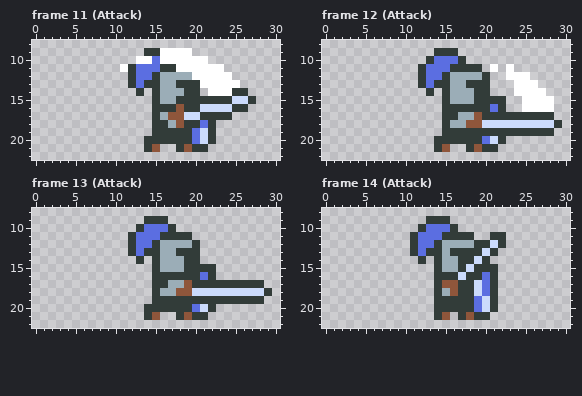
Pixel-art file: assets/knight.aseprite. This is how it looked before the edit.
34x30 pixels, 17 frames. Shown: frame 11 (Attack): x 0..30, y 8..22; frame 12 (Attack): x 0..30, y 8..22; frame 13 (Attack): x 0..30, y 8..22; frame 14 (Attack): x 0..30, y 8..22. The old version is drawn lined up with the new one, on the new canvas.
The same view after the edit:
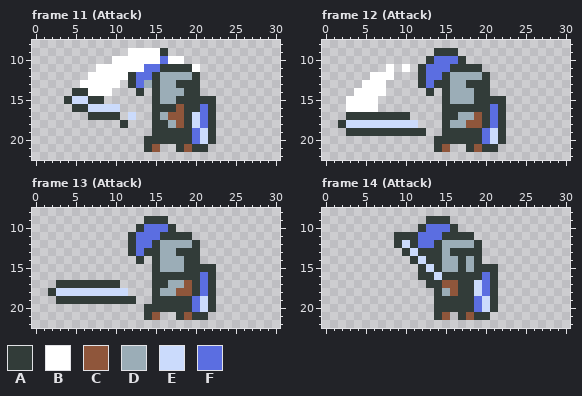
Palette (. is transparent): A #323c39  B #ffffff  C #8f563b  D #9badb7  E #cbdbfc  F #5b6ee1
From old to new:
canvas 34x30 -> 32x30 (the part of the old canvas that was cut away was empty and is not shown)
--- frame 11 (Attack)
@@ x 0..30 @@
  8 ...............................
- 9 ..............AABBBB...........
-10 .............BBFBBBBBB.........
-11 ...........BAFFFAABBBBBB.......
-12 ............AFFADDDDBBBBB......
-13 ............AFAADDAAABBBBB.....
-14 .............A.ADDDAA.BBBAA....
-15 ...............ADDAAAAAAAEEA...
-16 ...............AAACAAEEEEAA....
-17 ...............ADCCEEAAAA......
-18 ...............AADCAAFA........
+ 9 ............BBBBA..............
+10 ..........BBBBBBFBB............
+11 ........BBBBBBFFAAAAB..........
+12 .......BBBBBAFFADDDDA..........
+13 ......BBBBB.AFDADDAAA..........
+14 .....AABBB...A.ADDDAA..........
+15 ....AEEAA......ADDAAAAA........
+16 .....AAEEEE....AAACAAFA........
+17 .......AAAA.E..ADCCAEFA........
+18 ...........A...AADCAEFA........
 19 ...............AAAAAFEA........
--- frame 12 (Attack)
@@ x 0..30 @@
 10 .............AFFFA.............
-11 ............AFFFAAAA.B.B.......
-12 ............AFFADDDDA..BBB.....
-13 ............AFAADDAAA...BBB....
-14 .............A.ADDDAA...BBBB...
-15 ...............ADDDAAAA..BBBB..
-16 ...............AAAAAAFA..BBBB..
-17 ...............AADDCAAAAAAAAA..
-18 ...............ADDCCEEEEEEEEEA.
-19 ...............AAAAAAAAAAAAAA..
+11 ........B.B.AFFFAAAA...........
+12 ......BBB...AFFADDDDA..........
+13 .....BBB....AFAADDAAA..........
+14 ....BBBB.....A.ADDDAA..........
+15 ...BBBB........ADDDAAAA........
+16 ...BBBB........AAAAAAFA........
+17 ...AAAAAAAA....AADDCAFA........
+18 ..AEEEEEEEEE...ADDCCAFA........
+19 ...AAAAAAAAAA..AAAAAFEA........
 20 ..............AAAAAAFEA........
--- frame 13 (Attack)
@@ x 0..30 @@
 16 ...............AAAAAAFA........
-17 ...............AADDCAAAAAAAAA..
-18 ...............ADDCCEEEEEEEEEA.
-19 ...............AAAAAAAAAAAAAA..
+17 ...AAAAAAAA....AADDCAFA........
+18 ..AEEEEEEEEE...ADDCCAFA........
+19 ...AAAAAAAAAA..AAAAAFEA........
 20 ..............AAAAAAFEA........
--- frame 14 (Attack)
@@ x 7..24 @@
 10 .....AFFFA........
-11 ....AFFFAAAA..AA..
-12 ....AFFADDDDAAEA..
-13 ....AFAADAAAAEA...
-14 .....A.ADDAAEA....
-15 .......ADDAEAAA...
-16 .......AAAEAAFA...
-17 .......ACCAAEFA...
+11 ..AAAFFFAAAA......
+12 ..AEAFFADDDDA.....
+13 ...AEAAADAAAA.....
+14 ....AEAADDADA.....
+15 .....AEADDADAAA...
+16 .....AAEAAAAAFA...
+17 ......AACCAAEFA...
 18 .......ADCAAEFA...
